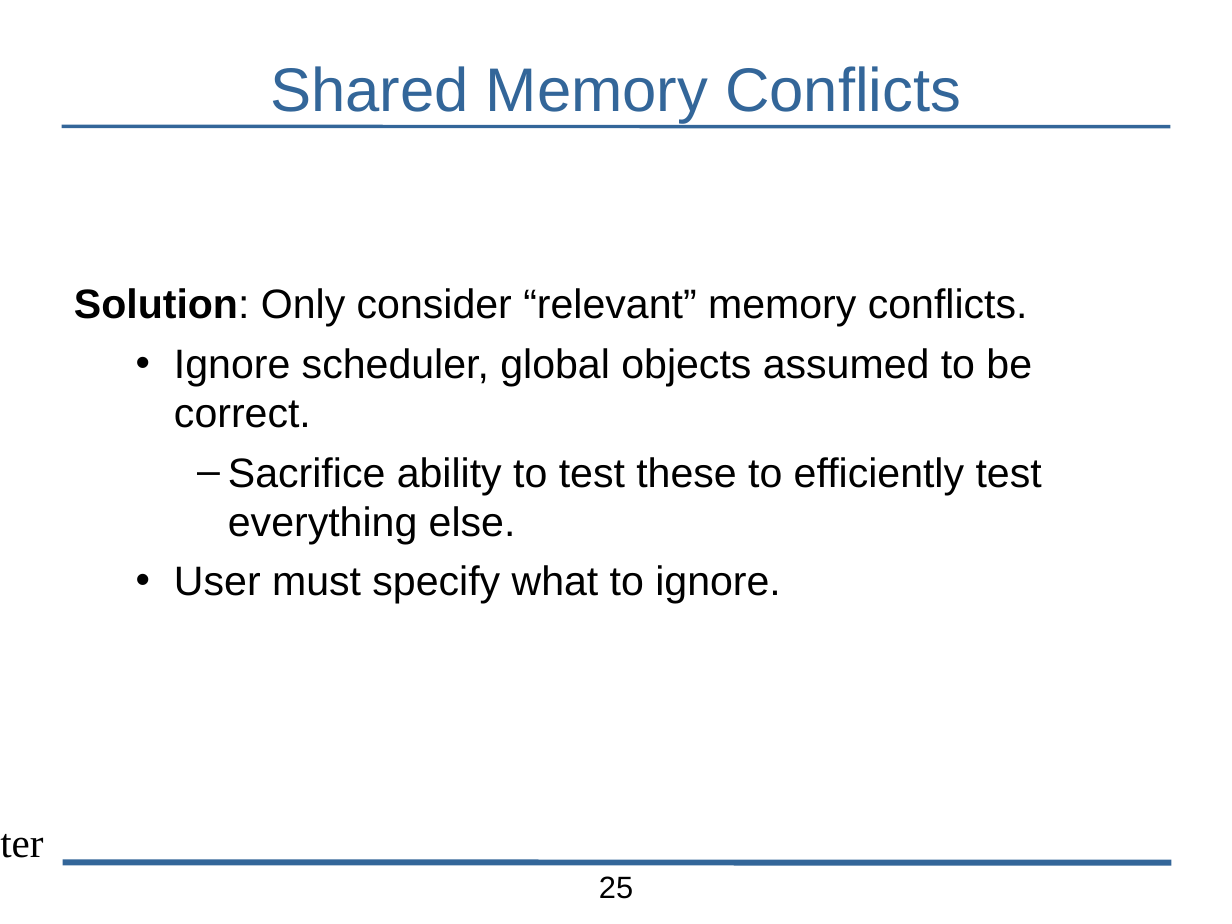
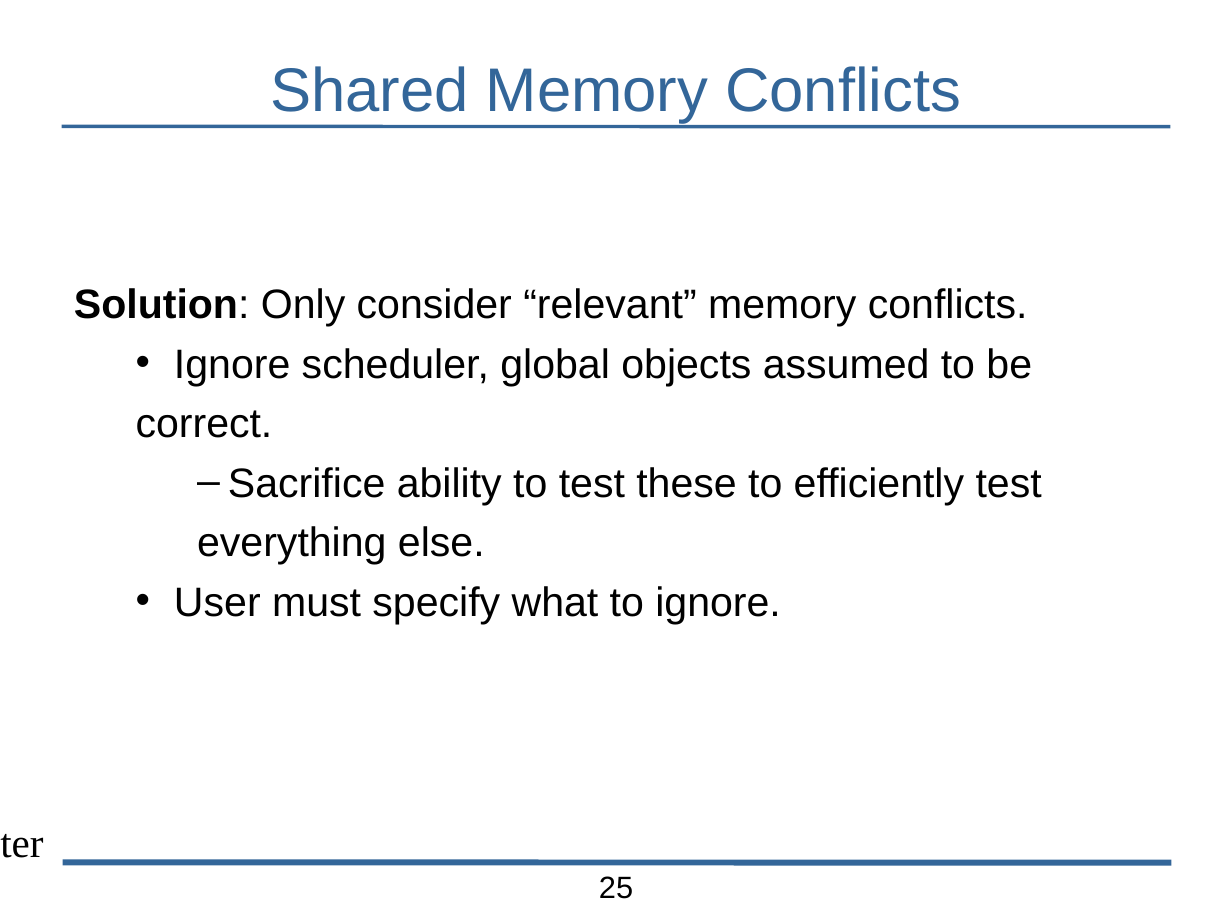
Before and after one commit to bblum/talks, a slide deck: slide 25 of pdl-retreat/pdl-talk.odp. Drawn at 1232x924 pixels with LibreOffice and Linux fonts; fonts in the diff are those of the drawing; background and template pictures are left out. Boxes give left, top, right and bottom in pixels: in the first picture for what was removed or moved away, otherwise in the second. Text is boxed around its words. In the diff, an @@ line names an element or a change of style, - is before the commit and + after.

```diff
--- a/pdl-retreat/pdl-talk.odp
+++ b/pdl-retreat/pdl-talk.odp
@@ text at [136,348,1042,565]: text changed @@
-  • Ignore scheduler, global objects assumed to be correct.
-    – Sacrifice ability to test these to efficiently test everything else.
+  • Ignore scheduler, global objects assumed to be
+  correct.
+    – Sacrifice ability to test these to efficiently test
+    everything else.
```
Also in this commit, not shown: 13 other slides changed, 7 other files.
